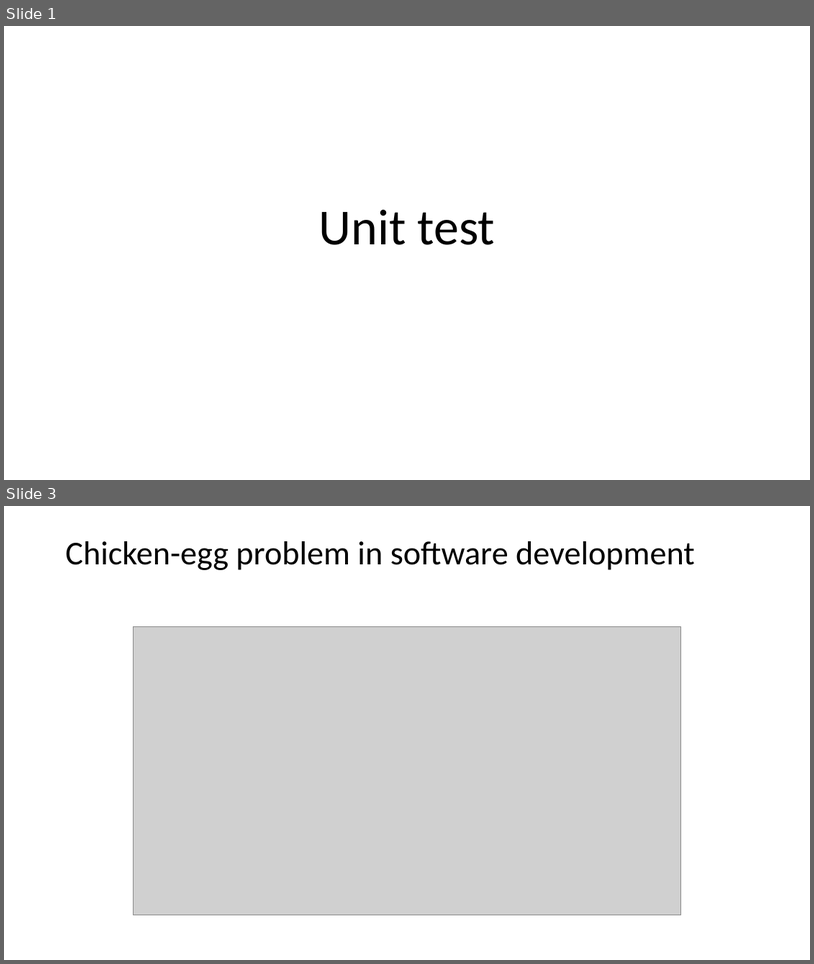
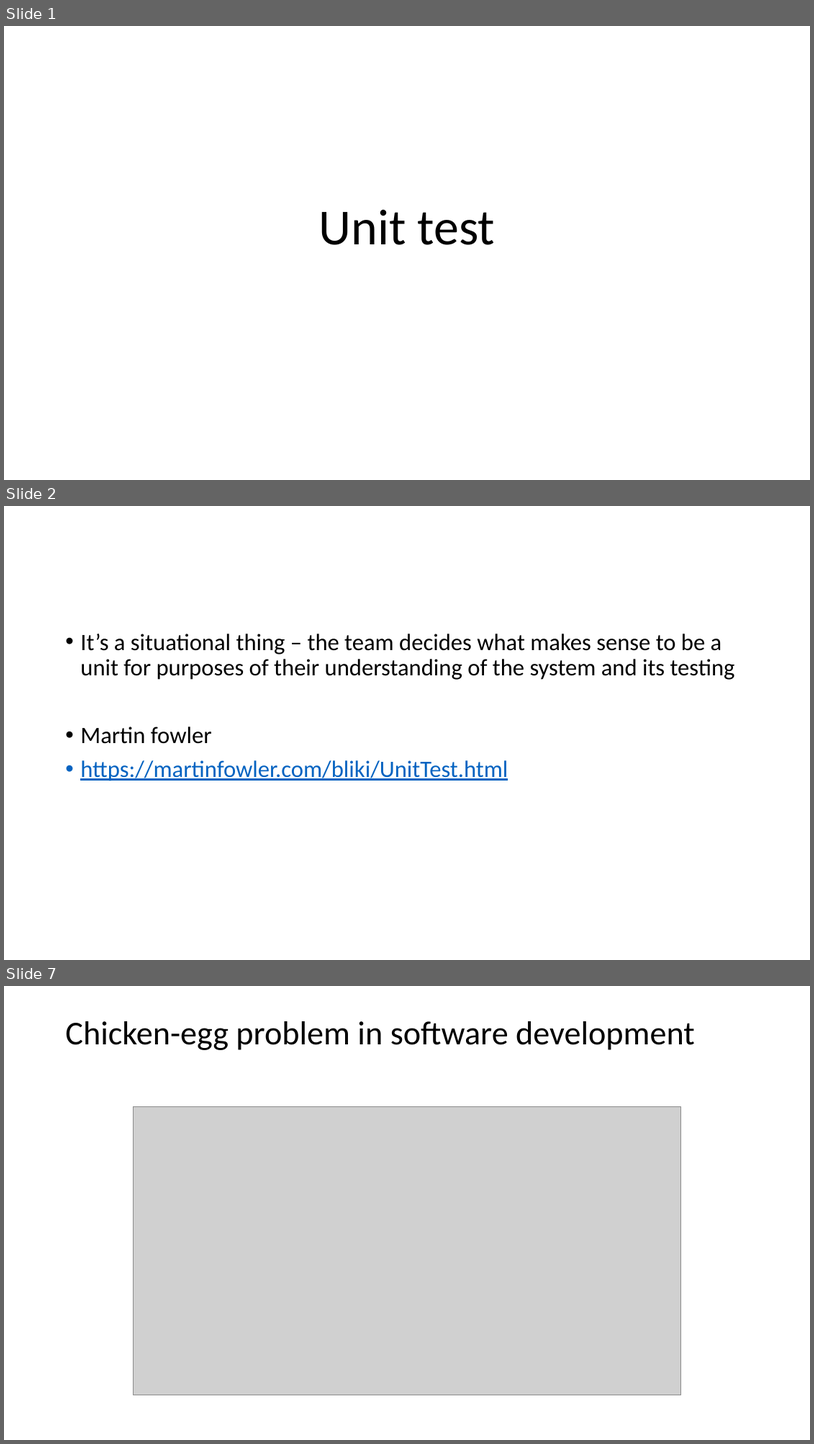
Before and after one commit to Amitpnk/Onion-architecture-ASP.NET-Core, a slide deck: PPT/Unit test.pptx. Shown one above the other, each under a label of ours: slides 1 and 3 before the commit, slides 1, 2 and 7 after it; the slides between them are not shown. The pictures are 814x964 and 814x1444 pixels, drawn with LibreOffice and Linux fonts; fonts in the diff are those of the drawing; grey boxes stand for pictures. Boxes give left, top, right and bottom in pixels: in the first picture for what was removed or moved away, otherwise in the second. Text is boxed around its words. In the diff, an @@ line names an element or a change of style, - is before the commit and + after.

```diff
--- a/PPT/Unit test.pptx
+++ b/PPT/Unit test.pptx
@@ slide 2 added at (x1=4, y1=506, x2=810, y2=960), background #FFFFFF @@
@@ text added at (x1=80, y1=633, x2=736, y2=781), 28 pt, text #000000 @@
+• It’s a situational thing – the team decides what makes sense to be a unit for purposes of their understanding of the system and its testing
+• Martin fowler
+• https://martinfowler.com/bliki/UnitTest.html
@@ what was slide 3 is now slide 7 @@
```
Also in this commit, not shown: 4 other slides added, 1 slide removed.
